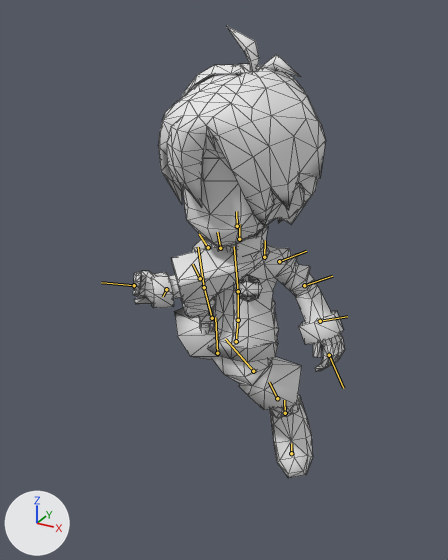
The glTF model public/models/duelists/boy2.glb as it was, and as the next commit left it.
Rendered twice from a 50 mm lens placed at (8.79, -17.01, 17.08), pointed at (-0.62, 0.11, 8.52). The axes (+X, +Y, +Z) are drawn at lower left. The lights are the same throughout. The older version comes first. Both versions are drawn at frame 29 of the action 'Idle'; the numbers are the values there. The bones that change, and the others that lie on the model, are drawn over the model as lines. Mesh edges are drawn as thin lines.
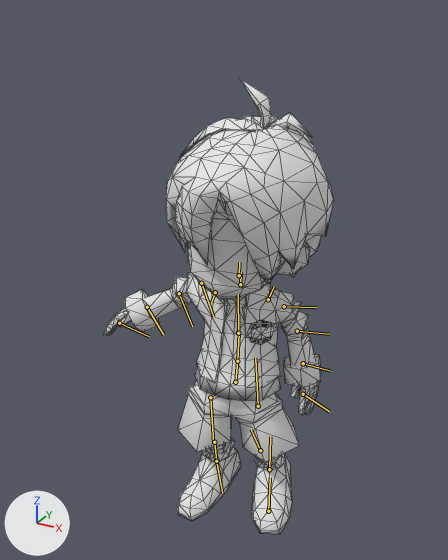
The change in detail:
Bone 'Hips' (bone_hips) moves from (-0.01, 1.31, -0.27) to (0.16, -0.11, 0.05).
Bone 'Hips' (bone_hips) turns from (-6, -15, 0) to (-8, 15, -3) degrees about its own x, y and z.
Bone 'LeftUpLeg' (bone_leftupleg) turns from (59, 43, 64) to (0, -2, 7) degrees about its own x, y and z.
Bone 'LeftLeg' (bone_leftleg) turns from (21, -15, -12) to (30, 5, 9) degrees about its own x, y and z.
Bone 'LeftFoot' (bone_leftfoot) turns from (8, -11, -9) to (-21, -1, -14) degrees about its own x, y and z.
Bone 'RightUpLeg' (bone_rightupleg) turns from (-155, 33, 26) to (-1, 2, -7) degrees about its own x, y and z.
Bone 'RightLeg' (bone_rightleg) turns from (8, 4, 1) to (30, 9, 14) degrees about its own x, y and z.
Bone 'RightFoot' (bone_rightfoot) turns from (-6, 2, 8) to (-18, 4, -18) degrees about its own x, y and z.
Bone 'Spine' (bone_spine) turns from (4, 2, 2) to (2, -2, 1) degrees about its own x, y and z.
Bone 'Spine1' (bone_spine1) turns from (5, 3, 2) to (15, 0, 0) degrees about its own x, y and z.
Bone 'LeftShoulder' (bone_leftshoulder) turns from (0, 0, -5) to (1, -1, -19) degrees about its own x, y and z.
Bone 'LeftArm' (bone_leftarm) turns from (4, 26, -55) to (15, 11, -50) degrees about its own x, y and z.
Bone 'LeftForeArm' (bone_leftforearm) turns from (-1, -30, 0) to (2, -24, -1) degrees about its own x, y and z.
Bone 'LeftHand' (bone_lefthand) turns from (1, -8, -5) to (5, -9, -5) degrees about its own x, y and z.
Bone 'LeftFinger' (bone_leftfinger) turns from (0, 0, -79) to (0, 0, -17) degrees about its own x, y and z.
Bone 'Neck' (bone_neck) turns from (-7, 5, -1) to (4, -6, -3) degrees about its own x, y and z.
Bone 'Head' (bone_head) turns from (9, 4, -3) to (-7, -8, 2) degrees about its own x, y and z.
Bone 'RightShoulder' (bone_rightshoulder) turns from (180, 0, -7) to (13, 16, 22) degrees about its own x, y and z.
Bone 'RightArm' (bone_rightarm) turns from (-36, 12, 68) to (-23, -9, -58) degrees about its own x, y and z.
Bone 'RightForeArm' (bone_rightforearm) turns from (-4, 63, -3) to (5, -35, -3) degrees about its own x, y and z.
Bone 'RightHand' (bone_righthand) turns from (-43, 24, -10) to (10, 2, -7) degrees about its own x, y and z.
Bone 'RightFinger' (bone_rightfinger) turns from (1, -4, 77) to (0, 0, -34) degrees about its own x, y and z.

Where the change shows, as pixel boxes [x1, y1, x2, y2] in the pictures (448 x 560 px):
'Mesh_0', posed (9% wider): before [133, 26, 345, 478]; after [103, 79, 334, 535]
bone 'Hips', root to tip: before (236, 341) to (238, 320); after (235, 382) to (237, 361)
bone 'LeftUpLeg', root to tip: before (253, 371) to (225, 339); after (258, 406) to (255, 357)
bone 'LeftLeg', root to tip: before (277, 398) to (269, 382); after (260, 450) to (251, 429)
bone 'LeftFoot', root to tip: before (285, 413) to (284, 400); after (269, 469) to (270, 436)
bone 'RightUpLeg', root to tip: before (217, 353) to (215, 317); after (210, 397) to (213, 443)
bone 'RightLeg', root to tip: before (212, 318) to (204, 287); after (214, 442) to (216, 461)
bone 'RightFoot', root to tip: before (204, 287) to (198, 247); after (216, 461) to (222, 493)
bone 'Spine', root to tip: before (238, 320) to (238, 291); after (237, 361) to (239, 333)
bone 'Spine1', root to tip: before (238, 291) to (234, 246); after (238, 333) to (238, 294)
bone 'LeftShoulder', root to tip: before (264, 257) to (265, 240); after (268, 299) to (274, 286)
bone 'LeftArm', root to tip: before (279, 261) to (306, 251); after (284, 306) to (316, 307)
bone 'LeftForeArm', root to tip: before (304, 285) to (332, 276); after (297, 331) to (329, 334)
bone 'LeftHand', root to tip: before (320, 321) to (347, 316); after (303, 363) to (331, 371)
bone 'LeftFinger', root to tip: before (329, 355) to (343, 388); after (303, 394) to (329, 411)
bone 'Neck', root to tip: before (239, 239) to (239, 224); after (240, 284) to (241, 272)
bone 'Head', root to tip: before (237, 226) to (236, 211); after (239, 275) to (239, 262)
bone 'RightShoulder', root to tip: before (220, 248) to (217, 232); after (215, 292) to (211, 302)
bone 'RightArm', root to tip: before (208, 247) to (199, 234); after (201, 283) to (213, 316)
bone 'RightForeArm', root to tip: before (200, 278) to (192, 264); after (179, 293) to (192, 326)
bone 'RightHand', root to tip: before (166, 289) to (163, 296); after (147, 307) to (163, 334)
bone 'RightFinger', root to tip: before (134, 285) to (101, 282); after (119, 323) to (149, 336)
